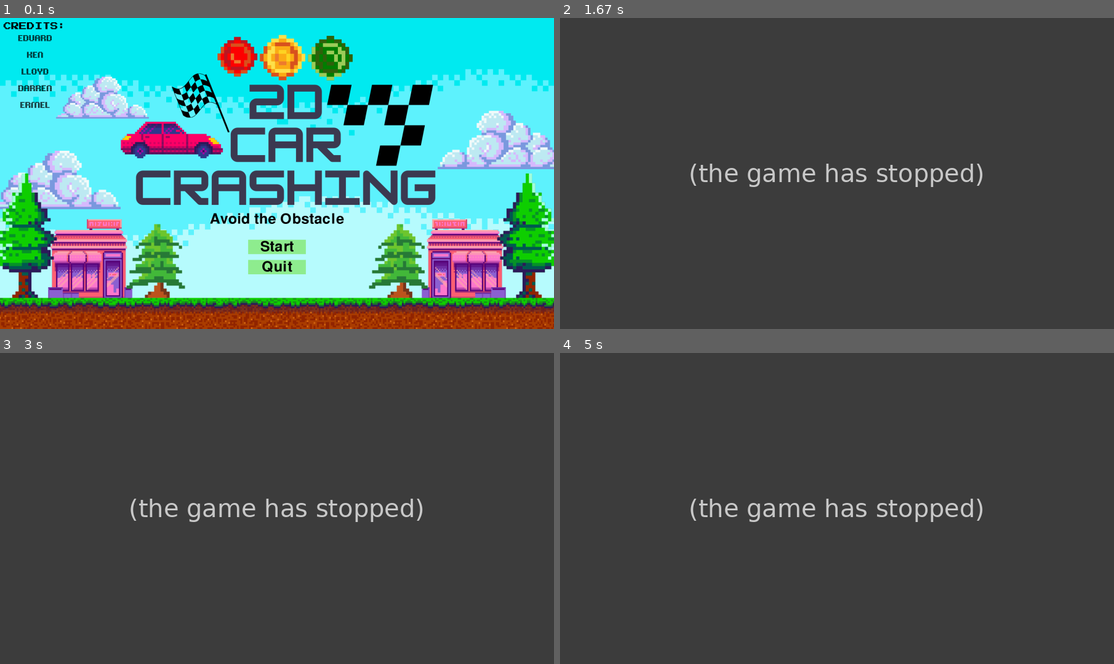
Above: before the commit, frames 1-4 (two rows, left to right).
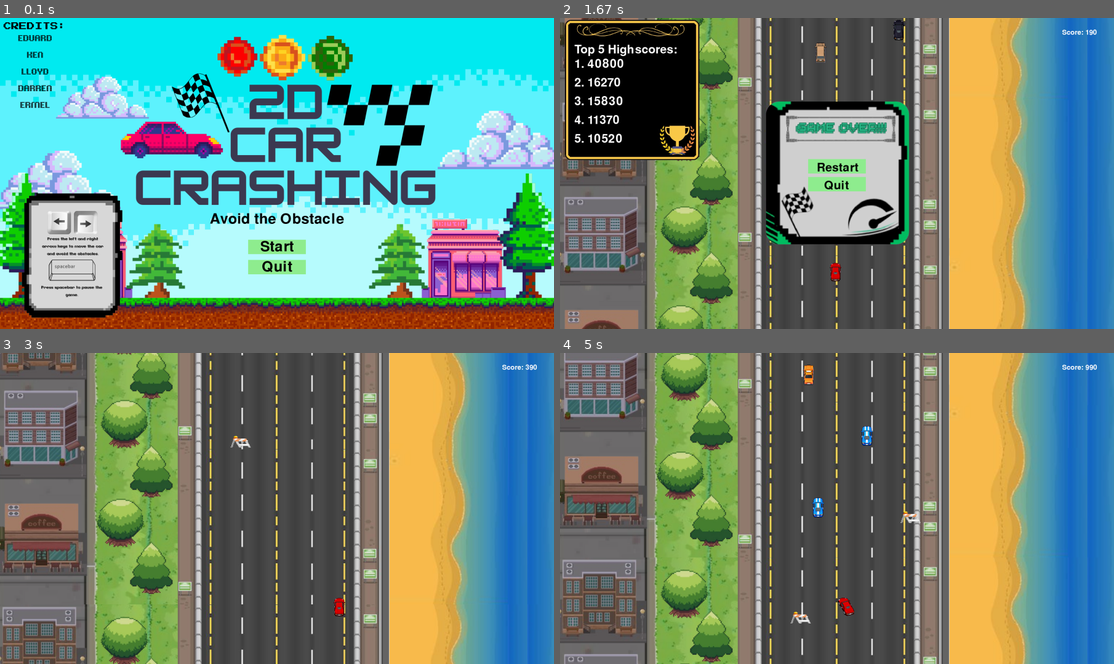
Above: after the commit, the same moments.

Repository: DarrenGuev/GameDevCars
Game: pygame game, started from main.py
The game is run twice, just before and just after one commit, with the same random seed, the same clock (stepped at 60 frames per second) and the same inputs.
Inputs (mouse positions are in pixels of both pictures, inside the frame that each line leads up to):
- Up to frame 1 (0.1 s): no input
- Up to frame 2 (1.67 s): click "Start" at 0.38 s; tap Space at 0.67 s; click (842, 195) at 1.05 s; tap Esc at 1.33 s
- Up to frame 3 (3 s): click "Restart" at 1.72 s; hold Right 2-2.47 s; hold Right 2.5-2.97 s
- Up to frame 4 (5 s): hold Left 3-3.53 s; hold Left 3.57-3.97 s; hold Right 4-4.63 s; hold Left from 4.67 s (still down)

The runs differ from the first frame. In frame 1, 6.9% of the frame differs, in the area x 3-23%, y 56-97%; in frame 2, 83%, in the area x 0-100%, y 0-100%; in frame 3, 72%; in frame 4, 72%.
Before the commit the program exited at 1.05 s; later frames show no game.

Commit message:
final na

Diff:
--- a/highscore.txt
+++ b/highscore.txt
@@ -1,5 +1,5 @@
-10320
-1050
-900
-830
-830
+40800
+16270
+15830
+11370
+10520
--- a/main.py
+++ b/main.py
@@ -1,9 +1,9 @@
 import pygame
 import sys
-import os
 from car_test import player_test
 import random
 from screen import GameWindow
+from screen import HighscoreManager
 
 class Obstacle:
     def __init__(self, x, y, width, height, image):
@@ -47,16 +47,21 @@
     """Display a start menu with Start and Quit buttons"""
     font = pygame.font.Font(None, 74)
     title_text = font.render("Avoid the Obstacle", True, (0, 0, 0))
-    start_button = pygame.Rect(width // 2 - 100, height // 2 + 230, 200, 50)  # Adjusted y coordinate
-    quit_button = pygame.Rect(width // 2 - 100, height // 2 + 300, 200, 50)  # Adjusted y coordinate
+    start_button = pygame.Rect(width // 2 - 100, height // 2 + 230, 200, 50)
     background = pygame.image.load('background.png')
+    quit_button = pygame.Rect(width // 2 - 100, height // 2 + 300, 200, 50)
     pygame.mixer.music.load('feel_it.mp3')
     pygame.mixer.music.play(-1)
-
+    instructions = pygame.image.load('instructions.png')
+    corner_image_rect = instructions.get_rect()
+    corner_image_rect.topleft = (0, height - instructions.get_height())
+    pygame.display.update()
 
     while True:
         win.blit(background, (0,0))
         win.blit(title_text, (width // 2 - title_text.get_width() // 2, height // 1.60))
+
+        win.blit(instructions, corner_image_rect)
 
         # Draw buttons
         pygame.draw.rect(win, (144, 238, 144), start_button)  # Green button for Start
@@ -85,20 +90,26 @@
                     sys.exit()
 
 
-def game_over_menu(win, width, height):
+def game_over_menu(win, width, height, current_score):
     # Capture the current game screen (screenshot)
     game_screenshot = win.copy()  # Copy the current display surface
 
     # Load the image you want to display at the center
     center_image = pygame.image.load('GameOver.png')
     center_image_rect = center_image.get_rect(center=(width // 2, height // 2))
+    leaderboard = pygame.image.load('leaderboard.png')
+    leaderboard_rect = leaderboard.get_rect(topleft=(0, 0))
+
+    # Initialize HighscoreManager and update highscores
+    highscore_manager = HighscoreManager()
+    highscore_manager.update_highscores(current_score)
 
     # Show the menu using the game screenshot as the background
     running = True
     while running:
         win.blit(game_screenshot, (0, 0))  # Display the screenshot as the background
-
         win.blit(center_image, center_image_rect.topleft)
+        win.blit(leaderboard, leaderboard_rect.topleft)
 
         # Define your button sizes and positions
         restart_button = pygame.Rect(width // 2 - 100, height // 2 - 50, 200, 50)
@@ -116,6 +127,8 @@
         # Draw text on buttons
         win.blit(restart_text, (restart_button.x + 30, restart_button.y + 10))
         win.blit(quit_text, (quit_button.x + 55, quit_button.y + 10))
+        # Display highscores in the center of the screen
+        highscore_manager.display_highscores(win, font, width, height)
 
         # Update the display to show the buttons
         pygame.display.update()
@@ -135,19 +148,23 @@
 def pause_game(win, width, height):
     """Pause the game and display a pause menu"""
     game_screenshot = win.copy()
+    center_image = pygame.image.load('pause.png')
+    center_image_rect = center_image.get_rect(center=(width // 2, height // 2))
     pygame.mixer.music.pause()  # Pause the music
     font = pygame.font.Font(None, 74)
-    pause_text = font.render("Paused", True, (255, 255, 255))
-    resume_button = pygame.Rect(width // 2 - 100, height // 2 - 50, 200, 50)
-    quit_button = pygame.Rect(width // 2 - 100, height // 2 + 50, 200, 50)
+    pause_text = font.render("[PRESS SPACEBAR TO RESUME THE GAME]", True, (255, 255, 255))
+    resume_button = pygame.Rect(width // 2 - 100, height // 2 + 40, 200, 50)
+    quit_button = pygame.Rect(width // 2 - 100, height // 2 + 100, 200, 50)
 
     while True:
         win.blit(game_screenshot, (0, 0))  # Display the screenshot as the background
-        win.blit(pause_text, (width // 2 - pause_text.get_width() // 2, height // 4))
+        win.blit(pause_text, (width // 2 - pause_text.get_width() // 2, height // 10))
+        win.blit(center_image, center_image_rect.topleft)
+
 
         # Draw buttons
-        pygame.draw.rect(win, (0, 255, 0), resume_button)  # Green Resume button
-        pygame.draw.rect(win, (255, 0, 0), quit_button)  # Red Quit button
+        pygame.draw.rect(win, (144, 238, 144), resume_button)  # Green Resume button
+        pygame.draw.rect(win, (144, 238, 144), quit_button)  # Red Quit button
 
         # Button text
         resume_text = font.render("Resume", True, (0, 0, 0))
@@ -195,8 +212,8 @@
     enemyCar10 = pygame.transform.scale(enemyCar10, (40, 70))
     enemyCar11 = pygame.image.load('enemyCar11.png').convert_alpha()
     enemyCar11 = pygame.transform.scale(enemyCar11, (40, 70))
-    enemyCar12 = pygame.image.load('enemyCar12.png').convert_alpha()
-    enemyCar12 = pygame.transform.scale(enemyCar12, (40, 70))
+    enemyCar12 = pygame.image.load('bato1.png').convert_alpha()
+    enemyCar12 = pygame.transform.scale(enemyCar12, (100, 50))
     enemyCar13 = pygame.image.load('enemyCar13.png').convert_alpha()
     enemyCar13 = pygame.transform.scale(enemyCar13, (40, 70))
     enemyCar14 = pygame.image.load('enemyCar14.png').convert_alpha()
@@ -205,14 +222,14 @@
     enemyCar16 = pygame.transform.scale(enemyCar16, (40, 70))
     enemyCar18 = pygame.image.load('enemyCar18.png').convert_alpha()
     enemyCar18 = pygame.transform.scale(enemyCar18, (40, 70))
-    enemyCar19 = pygame.image.load('enemyCar19.png').convert_alpha()
-    enemyCar19 = pygame.transform.scale(enemyCar19, (40, 70))
-    enemyCar20 = pygame.image.load('enemyCar20.png').convert_alpha()
-    enemyCar20 = pygame.transform.scale(enemyCar20, (40, 70))
+    enemyCar19 = pygame.image.load('ItemSprites.png').convert_alpha()
+    enemyCar19 = pygame.transform.scale(enemyCar19, (70, 40))
+    enemyCar20 = pygame.image.load('ItemSprites.png').convert_alpha()
+    enemyCar20 = pygame.transform.scale(enemyCar20, (70, 40))
     enemyCar21 = pygame.image.load('enemyCar21.png').convert_alpha()
     enemyCar21 = pygame.transform.scale(enemyCar21, (40, 70))
-    enemyCar22 = pygame.image.load('enemyCar22.png').convert_alpha()
-    enemyCar22 = pygame.transform.scale(enemyCar22, (40, 70))
+    enemyCar22 = pygame.image.load('ItemSprites.png').convert_alpha()
+    enemyCar22 = pygame.transform.scale(enemyCar22, (70, 40))
     enemyCar23 = pygame.image.load('enemyCar23.png').convert_alpha()
     enemyCar23 = pygame.transform.scale(enemyCar23, (40, 70))
     enemyCar24 = pygame.image.load('enemyCar24.png').convert_alpha()
@@ -307,7 +324,7 @@
             game_window.redraw_game_window(man, enemies)
 
             if not running:
-                result = game_over_menu(game_window.win, game_window.width, game_window.height)
+                result = game_over_menu(game_window.win, game_window.width, game_window.height, current_score=game_window.score)
                 if result == "RESTART":
                     running = True  # Set running to True to restart the loop/]
                     pygame.mixer.music.load('0126.mp3')
Binary file added: ItemSprites.png
